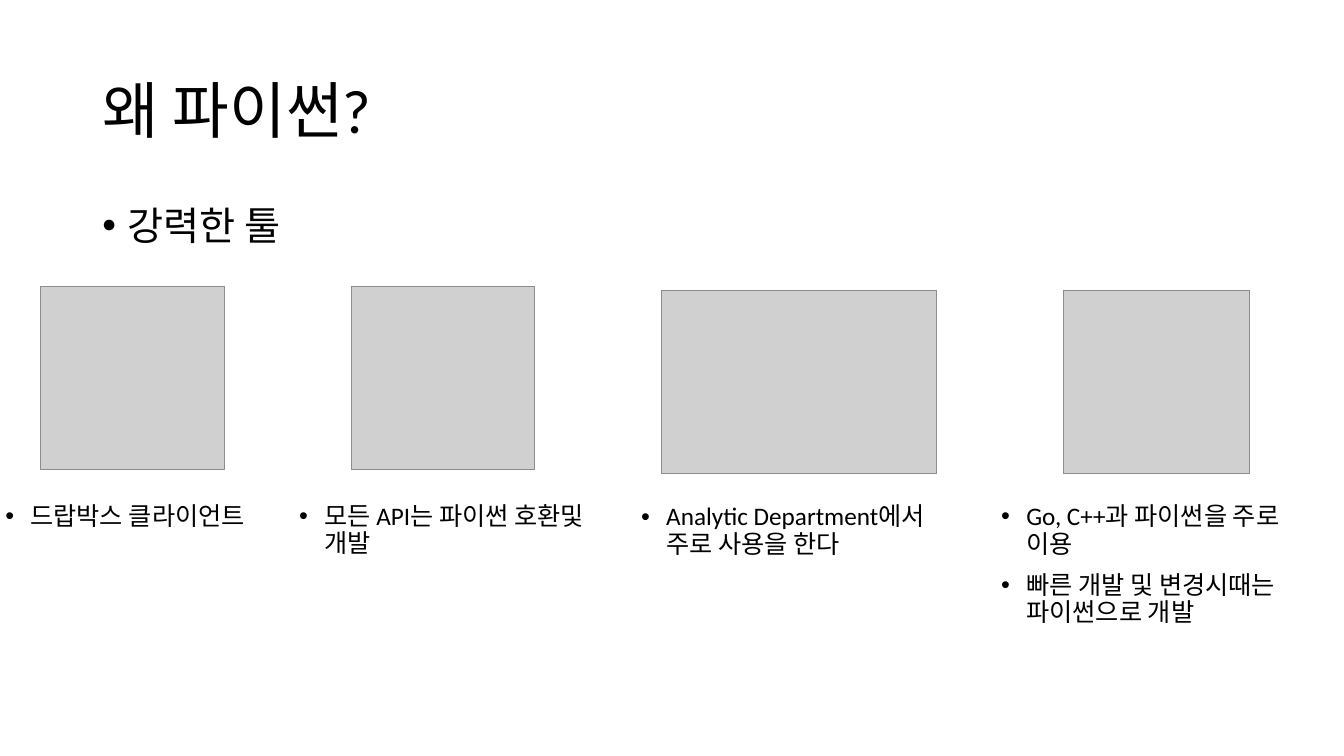
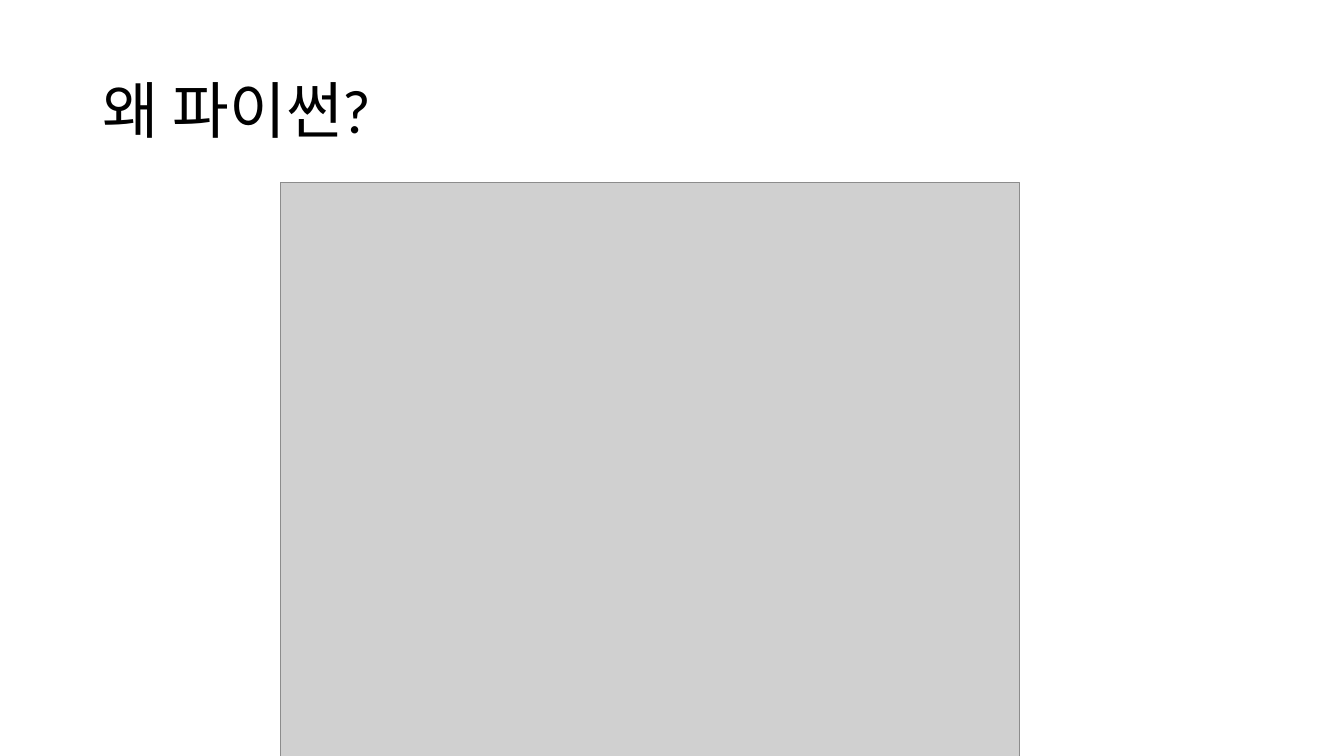
Before and after one commit to KERT-core/pythonEdu, a slide deck: slide 4 of chapter1/파이썬 웹 파싱 기초.pptx (slide 3 before the commit). Drawn at 1344x756 pixels with LibreOffice and Linux fonts; fonts in the diff are those of the drawing; grey boxes stand for pictures. Boxes give left, top, right and bottom in pixels: in the first picture for what was removed or moved away, otherwise in the second. Text is boxed around its words. In the diff, an @@ line names an element or a change of style, - is before the commit and + after.

Commit message:
powerpoint edited

```diff
--- a/chapter1/파이썬 웹 파싱 기초.pptx
+++ b/chapter1/파이썬 웹 파싱 기초.pptx
@@ text removed at [128,207,280,243] @@
-• 강력한 툴
@@ picture added at [280,182,1020,756] @@
@@ picture removed at [41,286,225,470] @@
@@ picture removed at [351,286,534,470] @@
@@ picture removed at [661,290,937,474] @@
@@ picture removed at [1064,290,1250,474] @@
@@ text removed at [30,504,245,527] @@
-• 드랍박스 클라이언트
@@ text removed at [324,504,584,554] @@
-• 모든 API는 파이썬 호환및 개발
@@ text removed at [666,505,925,555] @@
-• Analytic Department에서 주로 사용을 한다
@@ text removed at [1026,504,1279,623] @@
-• Go, C++과 파이썬을 주로 이용
-• 빠른 개발 및 변경시때는 파이썬으로 개발
```
Also in this commit, not shown: 3 other slides changed, 1 slide added.
